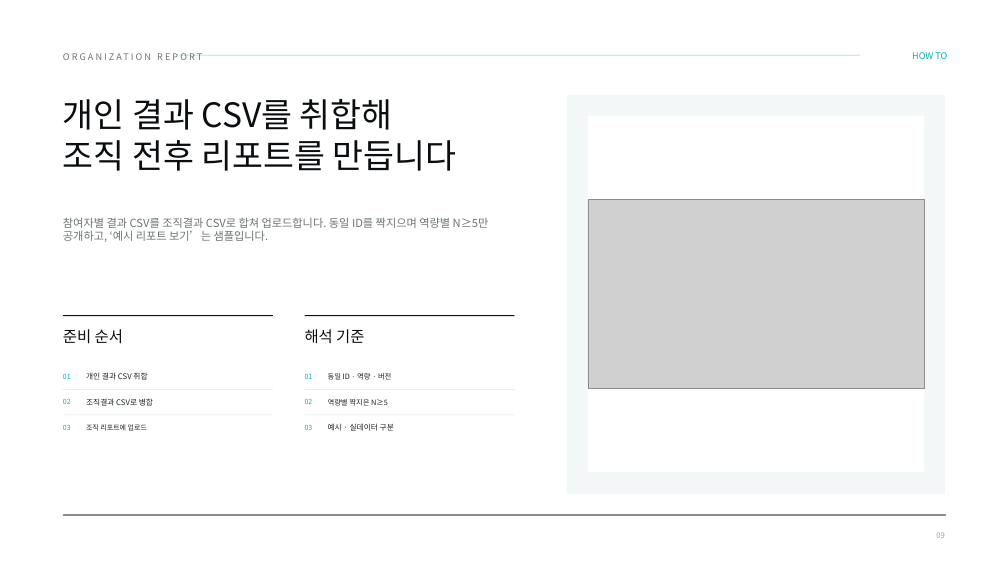
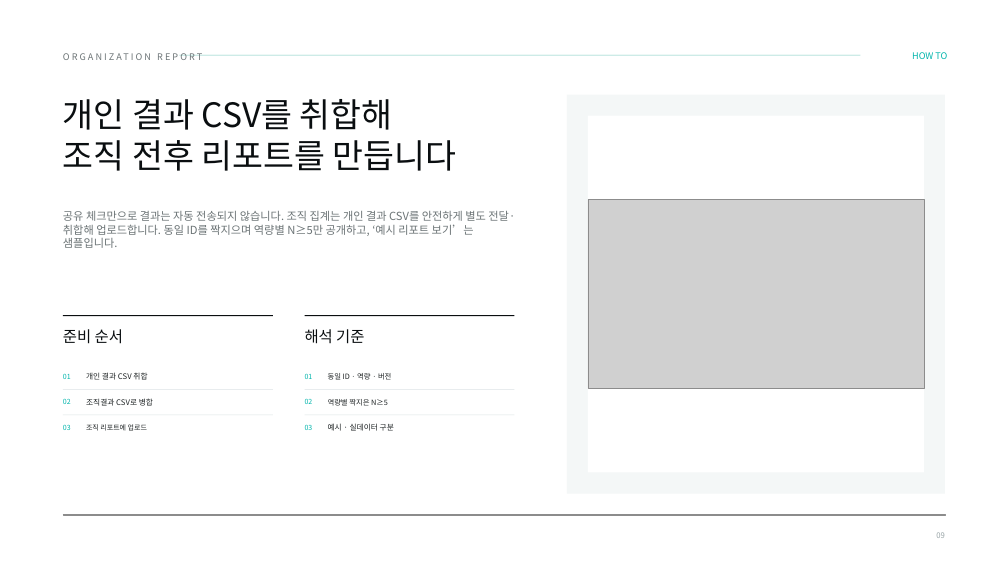
Before and after one commit to skytree96-cmyk/KMA_TAB_v2, a slide deck: slide 9 of docs/TAP_빠른사용가이드_v3.pptx. Drawn at 1008x567 pixels with LibreOffice and Linux fonts; fonts in the diff are those of the drawing; grey boxes stand for pictures. Boxes give left, top, right and bottom in pixels: in the first picture for what was removed or moved away, otherwise in the second. Text is boxed around its words. In the diff, an @@ line names an element or a change of style, - is before the commit and + after.

Commit message:
배포 안전성과 미완료 리포트 표시 보강

```diff
--- a/docs/TAP_빠른사용가이드_v3.pptx
+++ b/docs/TAP_빠른사용가이드_v3.pptx
@@ text at [63, 211, 515, 248]: text changed @@
-참여자별 결과 CSV를 조직결과 CSV로 합쳐 업로드합니다. 동일 ID를 짝지으며 역량별 N≥5만 공개하고, ‘예시 리포트 보기’는 샘플입니다.
+공유 체크만으로 결과는 자동 전송되지 않습니다. 조직 집계는 개인 결과 CSV를 안전하게 별도 전달·취합해 업로드합니다. 동일 ID를 짝지으며 역량별 N≥5만 공개하고, ‘예시 리포트 보기’는 샘플입니다.
```
Also in this commit, not shown: 20 other files.
